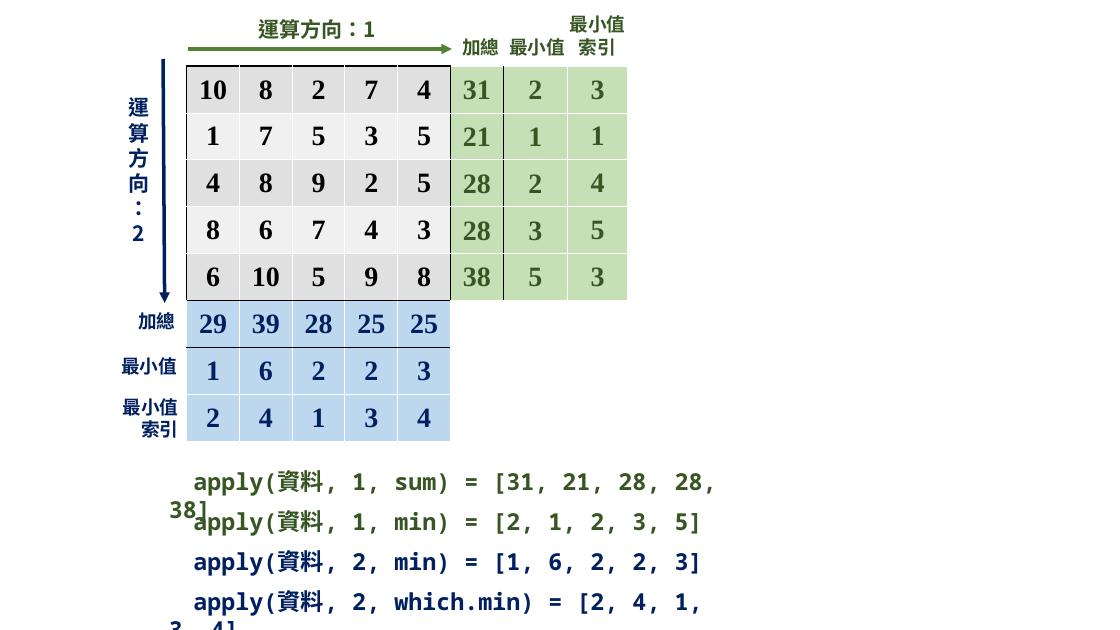
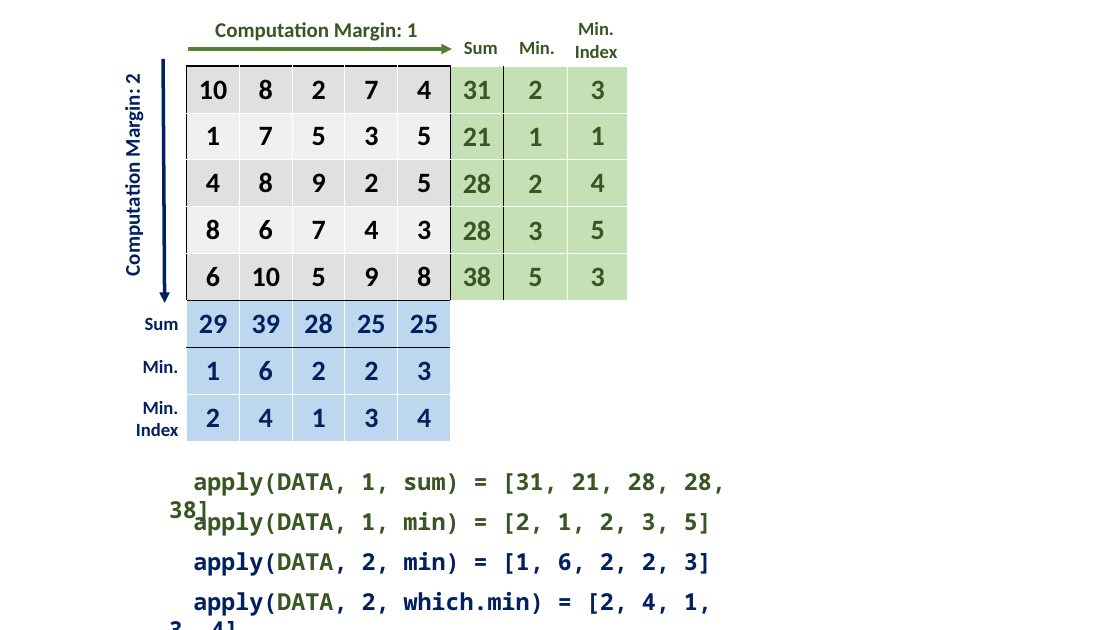
Before and after one commit to ChiaJung-Yeh/R-Transport-Analysis, a slide deck: slide 4 of figure/figure.pptx. Drawn at 1120x630 pixels with LibreOffice and Linux fonts; fonts in the diff are those of the drawing. Boxes give left, top, right and bottom in pixels: in the first picture for what was removed or moved away, otherwise in the second. Text is boxed around its words. In the diff, an @@ line names an element or a change of style, - is before the commit and + after.

```diff
--- a/figure/figure.pptx
+++ b/figure/figure.pptx
@@ text at box(215, 22, 418, 41): text changed; font Noto Sans CJK SC to Calibri @@
-運算方向：1
+Computation Margin: 1
@@ text at box(575, 22, 618, 58): text changed; font Noto Sans CJK SC to Calibri @@
-最小值
-索引
+Min. Index
@@ text at box(464, 41, 498, 54): text changed; font Noto Sans CJK SC to Calibri @@
-加總
+Sum
@@ text at box(519, 41, 555, 54): text changed; font Noto Sans CJK SC to Calibri @@
-最小值
+Min.
@@ text at box(120, 75, 146, 273): text changed; font Noto Sans CJK SC to Calibri @@
-運算方向：2
+Computation Margin: 2
@@ table at box(187, 66, 628, 442) @@
@@ font Times New Roman to Calibri @@
@@ text at box(145, 317, 179, 330): text changed; font Noto Sans CJK SC to Calibri @@
-加總
+Sum
@@ text at box(143, 360, 179, 373): text changed; font Noto Sans CJK SC to Calibri @@
-最小值
+Min.
@@ text at box(136, 401, 179, 436): text changed; font Noto Sans CJK SC to Calibri @@
-最小值
-索引
+Min.
+Index
@@ text at box(169, 472, 726, 525): text changed @@
-apply(資料, 1, sum) = [31, 21, 28, 28, 38]
+apply(DATA, 1, sum) = [31, 21, 28, 28, 38]
@@ text at box(193, 509, 712, 536): text changed @@
-apply(資料, 1, min) = [2, 1, 2, 3, 5]
+apply(DATA, 1, min) = [2, 1, 2, 3, 5]
@@ text at box(193, 552, 712, 576): text changed @@
-apply(資料, 2, min) = [1, 6, 2, 2, 3]
+apply(DATA, 2, min) = [1, 6, 2, 2, 3]
@@ text at box(193, 592, 712, 616): text changed @@
-apply(資料, 2, which.min) = [2, 4, 1, 3, 4]
+apply(DATA, 2, which.min) = [2, 4, 1, 3, 4]
```
Also in this commit, not shown: 8 other files.
